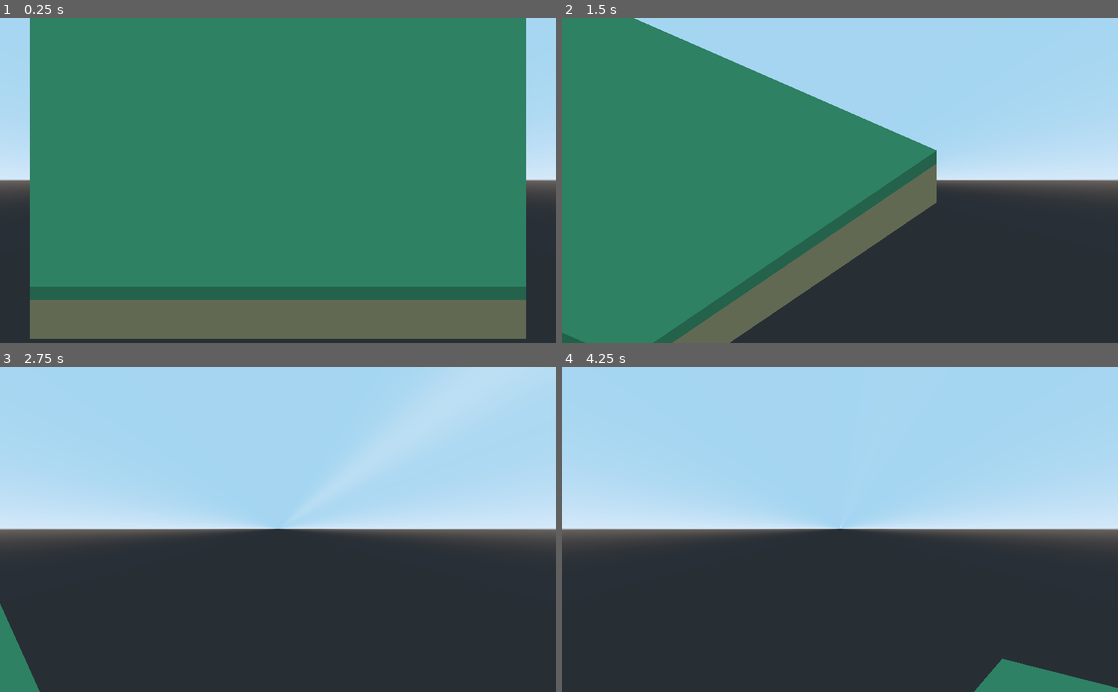
Above: before the commit, frames 1-4 (two rows, left to right).
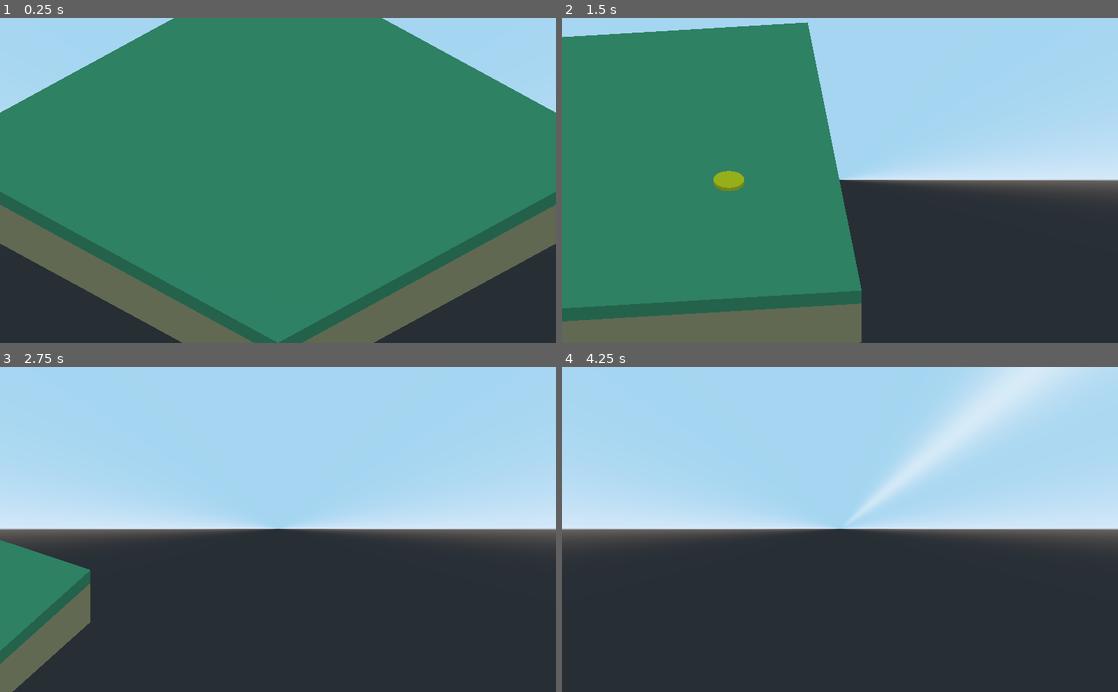
Above: after the commit, the same moments.

Repository: fmaclen/citynista
Game: Godot game, scene res://Main.tscn
Same seed, same stepped clock (60 frames per second), same inputs: the game is played once before the commit and once after it.
Inputs (mouse positions are in pixels of both pictures, inside the frame that each line leads up to):
- Up to frame 1 (0.25 s): no input
- Up to frame 2 (1.5 s): tap Enter at 0.5 s; move the mouse to (962, 164) at 0.52 s; hold Right (ui_right) 0.53-1.28 s; hold Q (camera_rotate_left) 0.53-1.28 s; click (962, 164) at 0.67 s; move the mouse to (728, 196) at 1.27 s; hold Down (ui_down) from 1.28 s (still down); tap E (camera_rotate_right) at 1.35 s; click (728, 196) at 1.42 s
- Up to frame 3 (2.75 s): move the mouse to (333, 458) at 2.02 s; release Down (ui_down) at 2.03 s; hold Right (ui_right) from 2.03 s (still down); hold Q (camera_rotate_left) from 2.03 s (still down); click (333, 458) at 2.17 s
- Up to frame 4 (4.25 s): move the mouse to (812, 594) at 2.77 s; release Right (ui_right) at 2.78 s; release Q (camera_rotate_left) at 2.78 s; hold Up (ui_up) 2.78-3.53 s; tap E (camera_rotate_right) at 2.85 s; click (812, 594) at 2.92 s; move the mouse to (1006, 578) at 3.52 s; hold Left (ui_left) from 3.53 s (still down); hold Q (camera_rotate_left) from 3.53 s (still down); click (1006, 578) at 3.67 s

The runs differ from the first frame. In frame 1, 29% of the frame differs, in the area x 0-100%, y 0-100%; in frame 2, 19%; in frame 3, 5.3%; in frame 4, 5.8%.

Commit message:
Add marker on ground when clicked

Diff:
--- a/Camera.gd
+++ b/Camera.gd
@@ -1,12 +1,20 @@
 extends Spatial
+
 
 export var MOVEMENT_SPEED: float = 25.0
 export var ROTATION_SPEED: float = 75.0
 
+var space_state = null
 var move_longitudinal = Vector3.ZERO
 var move_lateral = Vector3.ZERO
 
+
+func _ready():
+	space_state = get_world().direct_space_state
+
+
 func _process(delta):
+	# Input Keys
 	if Input.is_action_pressed("ui_up"):
 		move_longitudinal += transform.basis.z * MOVEMENT_SPEED * delta
 
--- a/Main.tscn
+++ b/Main.tscn
@@ -1,8 +1,12 @@
-[gd_scene load_steps=8 format=2]
+[gd_scene load_steps=12 format=2]
 
 [ext_resource path="res://Camera.gd" type="Script" id=1]
 [ext_resource path="res://grass.png" type="Texture" id=2]
 [ext_resource path="res://dirt.png" type="Texture" id=3]
+[ext_resource path="res://Map.gd" type="Script" id=4]
+
+[sub_resource type="BoxShape" id=5]
+extents = Vector3( 16, 2, 16 )
 
 [sub_resource type="SpatialMaterial" id=1]
 albedo_texture = ExtResource( 2 )
@@ -16,25 +20,46 @@
 [sub_resource type="SpatialMaterial" id=4]
 albedo_texture = ExtResource( 3 )
 
+[sub_resource type="CylinderMesh" id=6]
+height = 0.5
+
+[sub_resource type="SpatialMaterial" id=7]
+albedo_color = Color( 0.909804, 0.835294, 0.0470588, 1 )
+
 [node name="Main" type="Spatial"]
 
-[node name="Map" type="Spatial" parent="."]
-
-[node name="Grass" type="MeshInstance" parent="Map"]
-transform = Transform( 1, 0, 0, 0, 1, 0, 0, 0, 1, 0, -0.5, 0 )
-material_override = SubResource( 1 )
-mesh = SubResource( 2 )
-material/0 = null
-
-[node name="Dirt" type="MeshInstance" parent="Map"]
-transform = Transform( 1, 0, 0, 0, 1, 0, 0, 0, 1, 0, -2.5, 0 )
-mesh = SubResource( 3 )
-material/0 = SubResource( 4 )
-
 [node name="CameraController" type="Position3D" parent="."]
+transform = Transform( 0.707107, 0, 0.707107, 0, 1, 0, -0.707107, 0, 0.707107, 0, 0, 0 )
 script = ExtResource( 1 )
 
 [node name="Camera" type="Camera" parent="CameraController"]
-transform = Transform( -1, 4.76139e-08, -7.33189e-08, 0, 0.838671, 0.544639, 8.74228e-08, 0.544639, -0.838671, 0, 16, -28 )
+transform = Transform( -1, -4.76139e-08, 7.33189e-08, 0, 0.838671, 0.544639, -8.74228e-08, 0.544639, -0.838671, 0, 16, -28 )
 projection = 1
 size = 21.0
+
+[node name="Map" type="StaticBody" parent="."]
+script = ExtResource( 4 )
+
+[node name="Ground" type="CollisionShape" parent="Map"]
+transform = Transform( 1, 0, 0, 0, 1, 0, 0, 0, 1, 0, -2, 0 )
+shape = SubResource( 5 )
+
+[node name="Grass" type="MeshInstance" parent="Map/Ground"]
+transform = Transform( 1, 0, 0, 0, 1, 0, 0, 0, 1, 0, 1.5, 0 )
+material_override = SubResource( 1 )
+mesh = SubResource( 2 )
+skeleton = NodePath("../..")
+material/0 = null
+
+[node name="Dirt" type="MeshInstance" parent="Map/Ground"]
+transform = Transform( 1, 0, 0, 0, 1, 0, 0, 0, 1, 0, -0.5, 0 )
+mesh = SubResource( 3 )
+skeleton = NodePath("../..")
+material/0 = SubResource( 4 )
+
+[node name="Marker" type="MeshInstance" parent="Map"]
+transform = Transform( 1, 0, 0, 0, 1, 0, 0, 0, 1, 0, -1, 0 )
+mesh = SubResource( 6 )
+material/0 = SubResource( 7 )
+
+[connection signal="input_event" from="Map" to="Map" method="_on_StaticBody_input_event"]
--- /dev/null
+++ b/Map.gd
@@ -0,0 +1,6 @@
+extends CollisionObject
+
+
+func _on_StaticBody_input_event(_camera, event, click_position, _click_normal, _shape_idx):
+	if event is InputEventMouseButton and event.pressed:
+		$Marker.transform.origin = click_position
